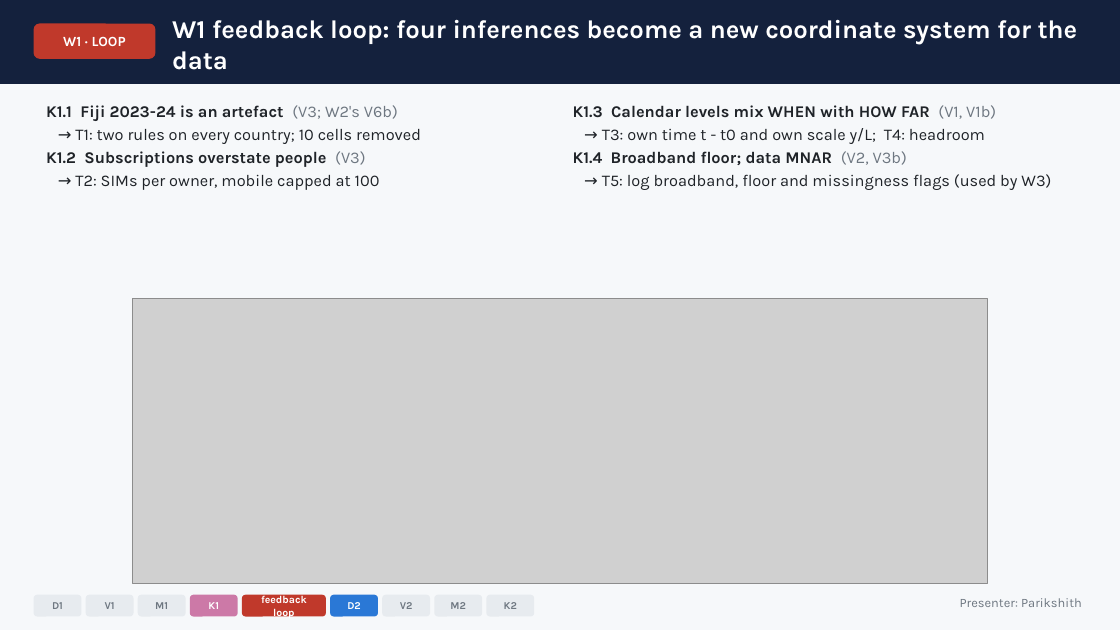
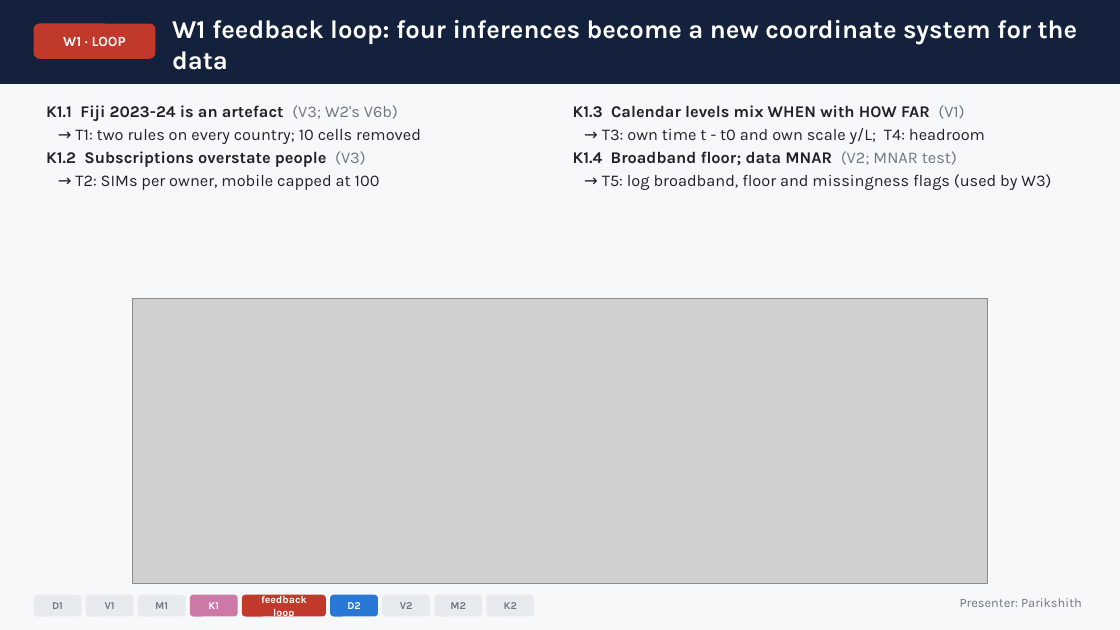
Before and after one commit to aithal007/DAS732-A3-Visual-Analytics, a slide deck: slide 6 of slides/DAS732_A3_DataStory_6min.pptx. Drawn at 1120x630 pixels with LibreOffice and Linux fonts; fonts in the diff are those of the drawing; grey boxes stand for pictures. Boxes give left, top, right and bottom in pixels: in the first picture for what was removed or moved away, otherwise in the second. Text is boxed around its words. In the diff, an @@ line names an element or a change of style, - is before the commit and + after.

```diff
--- a/slides/DAS732_A3_DataStory_6min.pptx
+++ b/slides/DAS732_A3_DataStory_6min.pptx
@@ text at [573, 105, 964, 119]: text changed @@
-K1.3 Calendar levels mix WHEN with HOW FAR (V1, V1b)
+K1.3 Calendar levels mix WHEN with HOW FAR (V1)
@@ text at [573, 151, 957, 165]: text changed @@
-K1.4 Broadband floor; data MNAR (V2, V3b)
+K1.4 Broadband floor; data MNAR (V2; MNAR test)
```
Also in this commit, not shown: 7 other slides changed, 3 slides removed, 58 other files.
